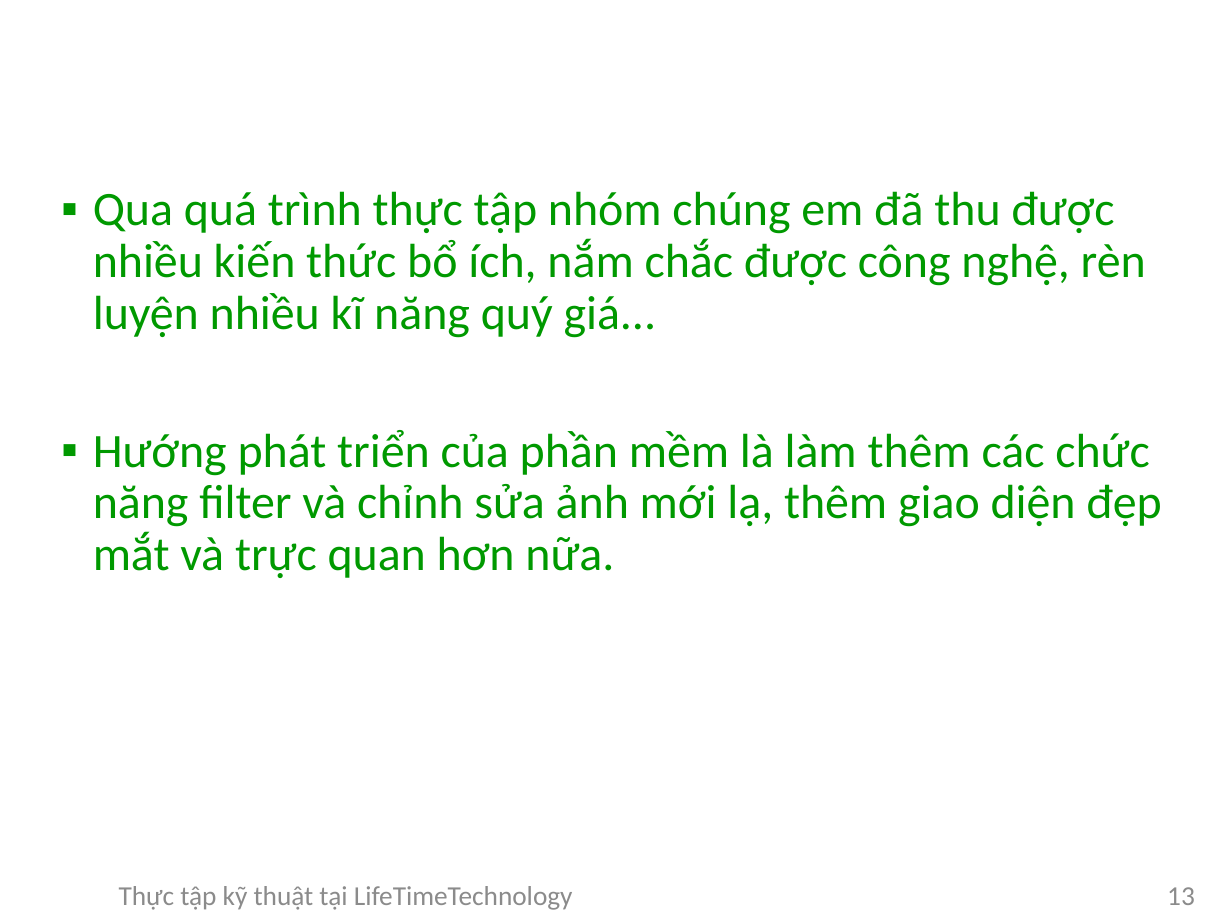
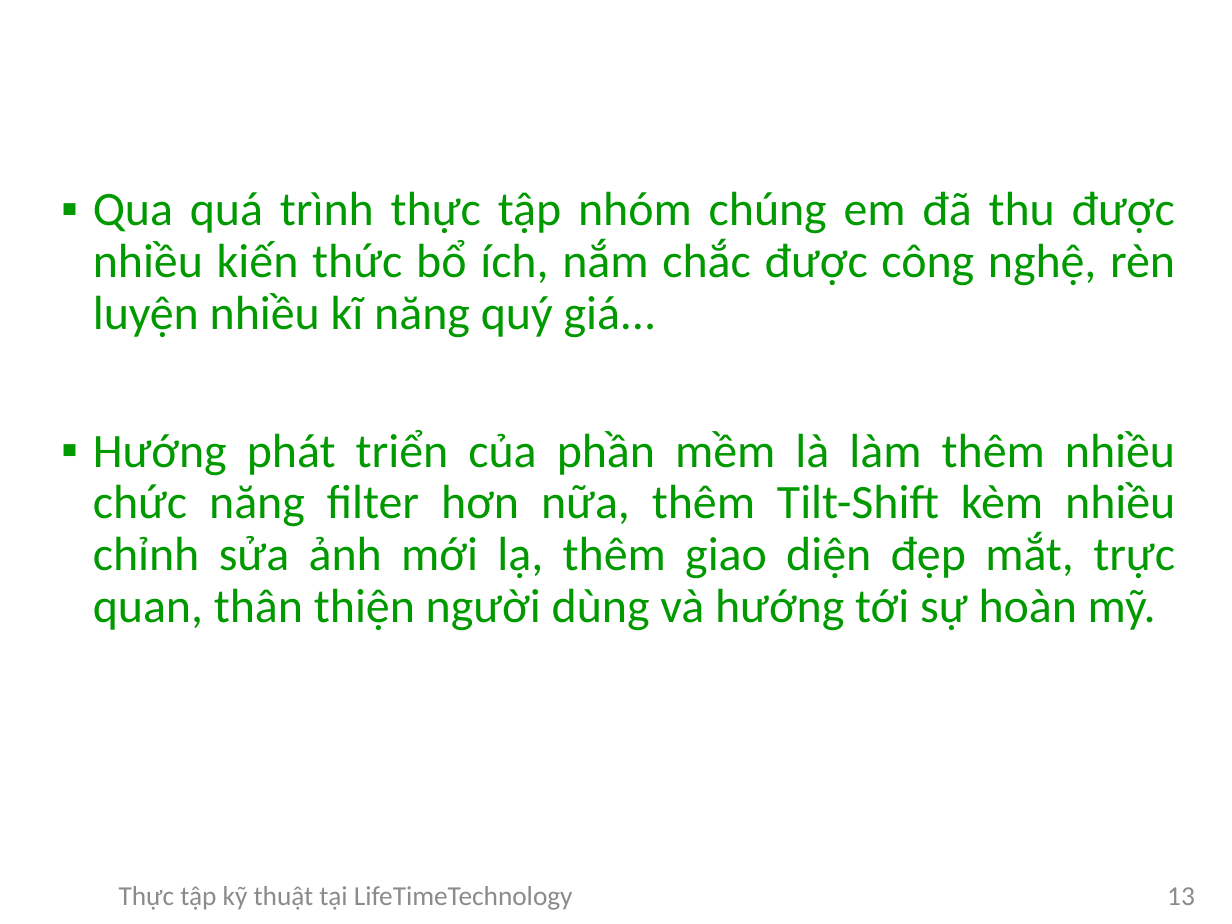
Before and after one commit to DaoVanDuong/baocaoThucTap, a slide deck: slide 13 of baocaoThucTap.pptx. Drawn at 1232x924 pixels with LibreOffice and Linux fonts; fonts in the diff are those of the drawing; background and template pictures are left out. Boxes give left, top, right and bottom in pixels: in the first picture for what was removed or moved away, otherwise in the second. Text is boxed around its words. In the diff, an @@ line names an element or a change of style, - is before the commit and + after.

Commit message:
change to v2.0

```diff
--- a/baocaoThucTap.pptx
+++ b/baocaoThucTap.pptx
@@ text at (x1=93, y1=191, x2=1175, y2=338): alignment left to justified @@
@@ text at (x1=93, y1=430, x2=1175, y2=631): text changed @@
-▪ Hướng phát triển của phần mềm là làm thêm các chức năng filter và chỉnh sửa ảnh mới lạ, thêm giao diện đẹp mắt và trực quan hơn nữa.
+▪ Hướng phát triển của phần mềm là làm thêm nhiều chức năng filter hơn nữa, thêm Tilt-Shift kèm nhiều chỉnh sửa ảnh mới lạ, thêm giao diện đẹp mắt, trực quan, thân thiện người dùng và hướng tới sự hoàn mỹ.
```
Also in this commit, not shown: 7 other slides changed.
